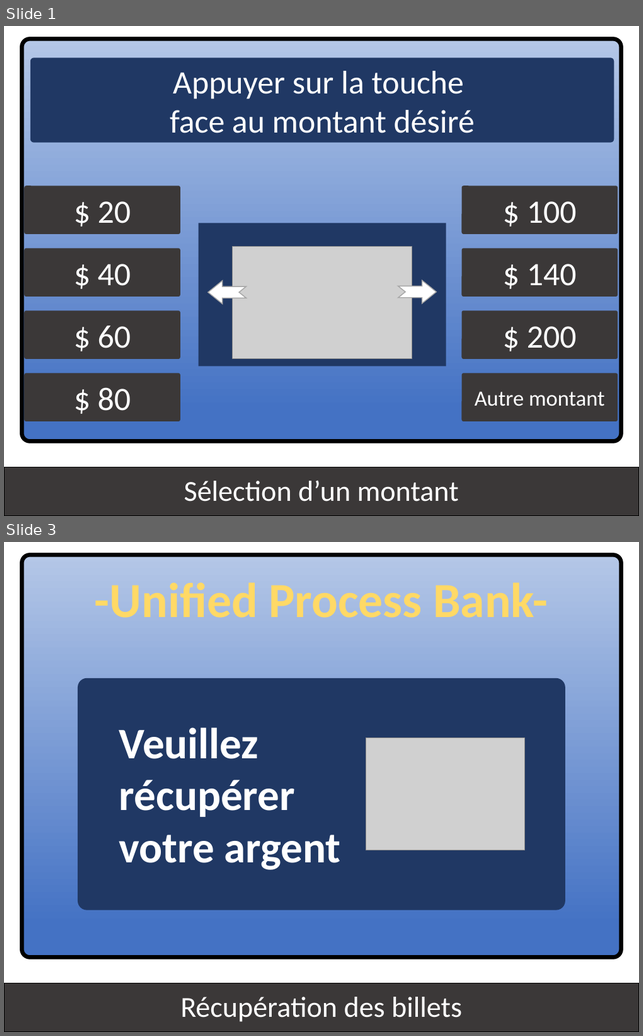
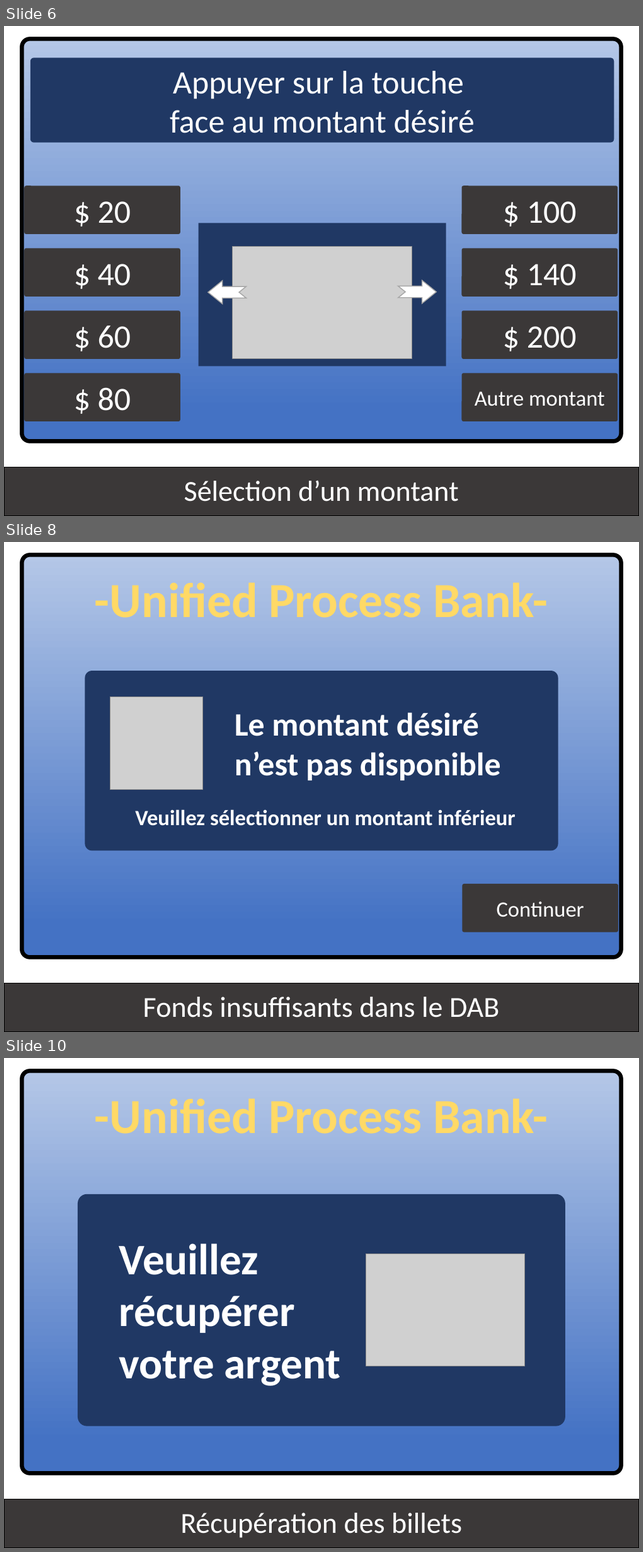
Before and after one commit to kyweez/CDA-15-APPLICATION-DESIGN, a slide deck: GAB/Version-aurelien/IHM-aurelien.pptx. Shown one above the other, each under a label of ours: slides 1 and 3 before the commit, slides 6, 8 and 10 after it; the slides between them are not shown. The pictures are 643x1036 and 643x1552 pixels, drawn with LibreOffice and Linux fonts; fonts in the diff are those of the drawing; grey boxes stand for pictures. Boxes give left, top, right and bottom in pixels: in the first picture for what was removed or moved away, otherwise in the second. Text is boxed around its words. In the diff, an @@ line names an element or a change of style, - is before the commit and + after.

```diff
--- a/GAB/Version-aurelien/IHM-aurelien.pptx
+++ b/GAB/Version-aurelien/IHM-aurelien.pptx
@@ slide 8 added at [4, 542, 639, 1032], background #FFFFFF @@
@@ rounded rectangle added at [22, 555, 621, 958], fill gradient #4472C4 to #B4C7E7, outline #000000 4.5 pt @@
@@ text added at [95, 582, 548, 618], 54 pt, text #FFD966, bold @@
+-Unified Process Bank-
@@ rounded rectangle added at [85, 671, 558, 851], fill #203864 @@
@@ picture added at [110, 697, 202, 789] @@
@@ text added at [235, 712, 501, 780], 36 pt, text #FFFFFF, bold @@
+Le montant désiré n’est pas disponible
@@ text added at [135, 809, 515, 826], 24 pt, text #FFFFFF, bold @@
+Veuillez sélectionner un montant inférieur
@@ rounded rectangle added at [463, 883, 619, 932], fill #3B3838, 24 pt, text #FFFFFF @@
+Continuer
@@ rectangle added at [4, 983, 639, 1032], fill #3B3838, outline #000000 0.75 pt, 32 pt, text #FFFFFF @@
+Fonds insuffisants dans le DAB
@@ what was slide 1 is now slide 6 @@
@@ what was slide 3 is now slide 10 @@
```
Also in this commit, not shown: 7 other slides added, 1 other file.
